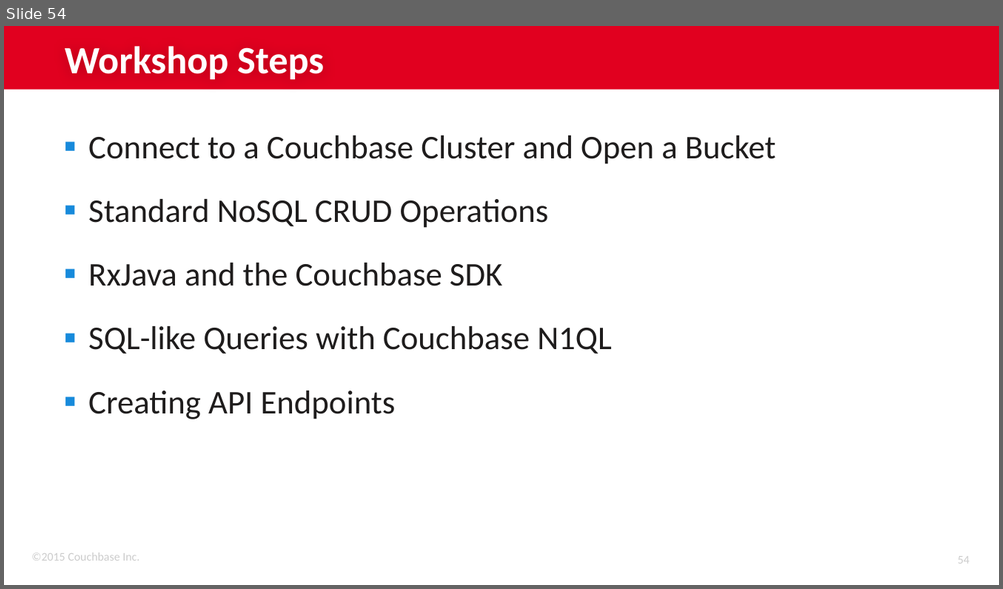
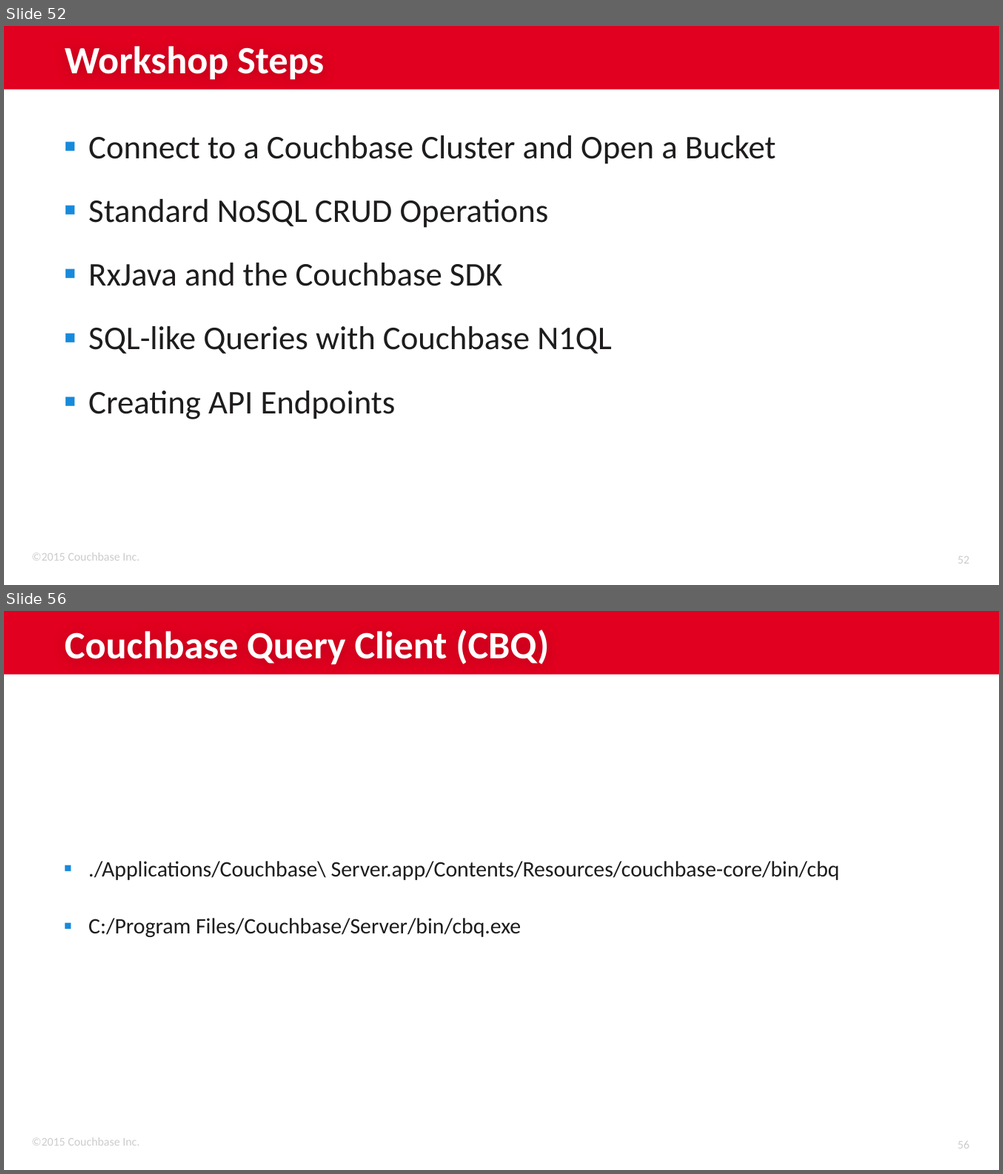
Before and after one commit to couchbaselabs/couchbase-java-workshop, a slide deck: Couchbase Java Workshop.pptx. Shown one above the other, each under a label of ours: slide 54 before the commit, slides 52 and 56 after it; the slides between them are not shown. The pictures are 1003x589 and 1003x1174 pixels, drawn with LibreOffice and Linux fonts; fonts in the diff are those of the drawing; background and template pictures are left out. Boxes give left, top, right and bottom in pixels: in the first picture for what was removed or moved away, otherwise in the second. Text is boxed around its words. In the diff, an @@ line names an element or a change of style, - is before the commit and + after.

```diff
--- a/Couchbase Java Workshop.pptx
+++ b/Couchbase Java Workshop.pptx
@@ slide 56 added at (4,611,999,1170), background #FFFFFF; not listed: 3 template elements that a slide beside it also shows @@
@@ title added at (65,629,549,665), 28 pt, text #FFFFFF, bold @@
+Couchbase Query Client (CBQ)
@@ text added at (88,861,839,937), 16 pt, text #1E1C1C @@
+▪ ./Applications/Couchbase\ Server.app/Contents/Resources/couchbase-core/bin/cbq
+▪ C:/Program Files/Couchbase/Server/bin/cbq.exe
@@ what was slide 54 is now slide 52 @@
@@ page number at (957,557,969,564): text changed @@
-54
+52
```
Also in this commit, not shown: 5 other slides added, 3 slides removed, 1 other file.
